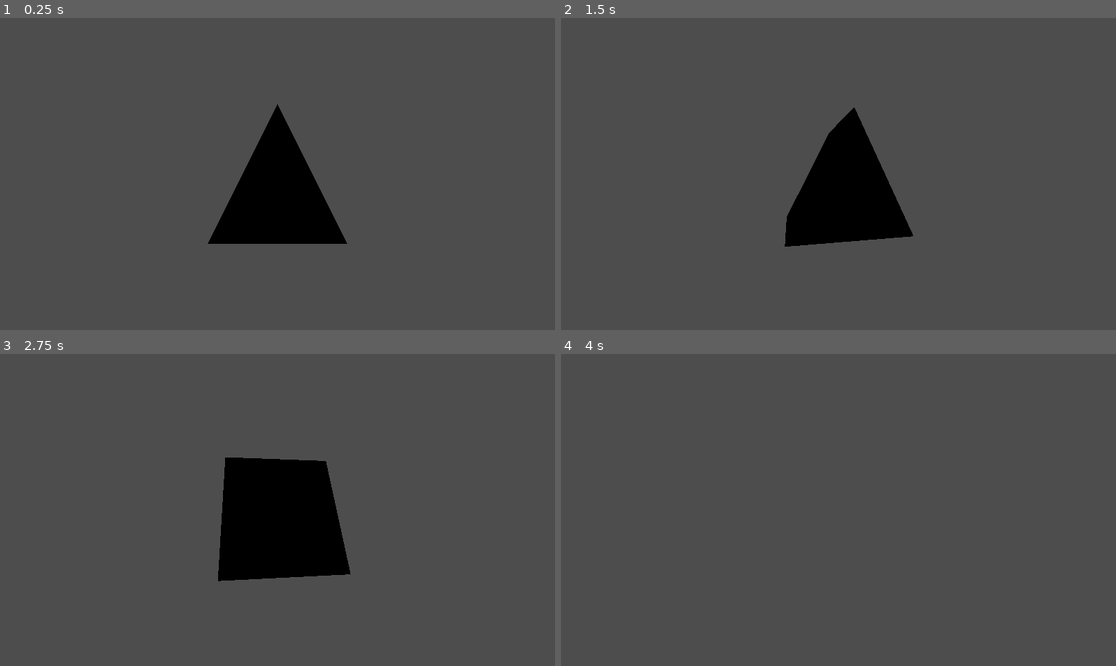
Above: before the commit, frames 1-4 (two rows, left to right).
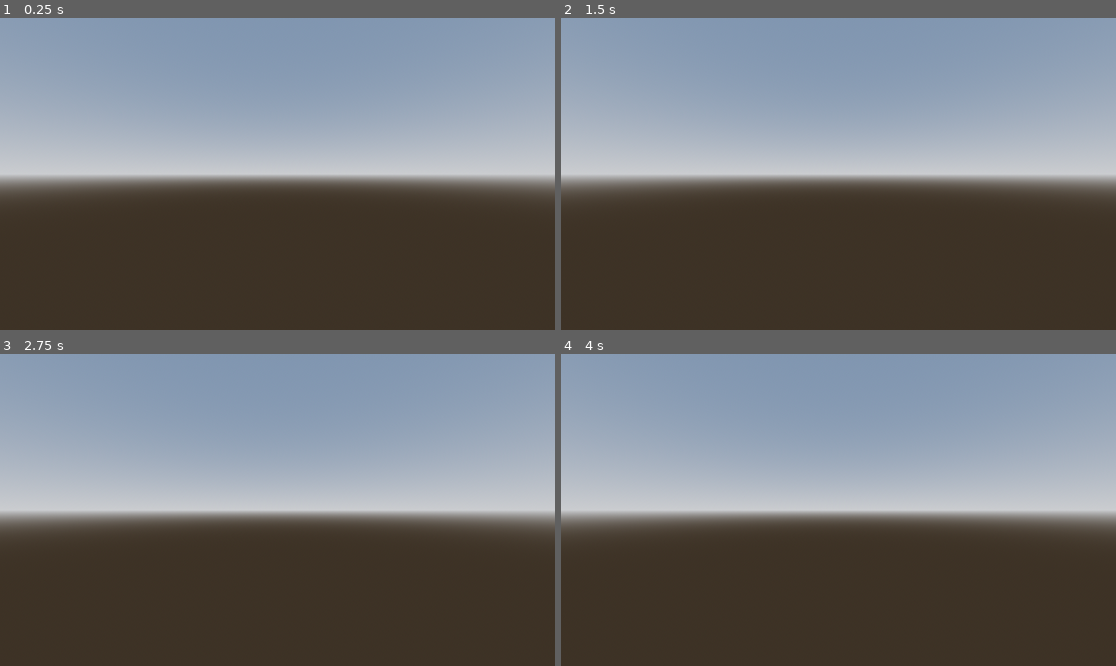
Above: after the commit, the same moments.

Repository: XpolioN2005/factorio-stack
Game: Godot game, scene res://test/test.tscn
The game is run twice, just before and just after one commit, with the same random seed, the same clock (stepped at 60 frames per second) and the same inputs.
Inputs (mouse positions are in pixels of both pictures, inside the frame that each line leads up to):
- Up to frame 1 (0.25 s): no input
- Up to frame 2 (1.5 s): move the mouse to (960, 158) at 0.52 s; click (960, 158) at 0.67 s; tap Enter at 1.25 s; drag from (727, 189) to (810, 236) at 1.27 s
- Up to frame 3 (2.75 s): move the mouse to (333, 441) at 2.02 s; click (333, 441) at 2.17 s
- Up to frame 4 (4 s): drag from (810, 572) to (672, 463) at 2.77 s; move the mouse to (1005, 556) at 3.52 s; click (1005, 556) at 3.67 s

The runs differ from the first frame. In frame 1, 97% of the frame differs, in the area x 0-100%, y 0-100%; in frame 2, 97%; in frame 3, 98%; in frame 4, 97%.

Commit message:
refactor: Overhaul camera system with state-based controls

Diff:
--- /dev/null
+++ b/Functional/Camera/camera_controller.gd
@@ -0,0 +1,163 @@
+# camera_controller.gd
+extends Node3D
+
+#* Camera controller also handles input since the input is depended on camera anyways
+
+# Root -> Anchore -> MainCamera
+@onready var anchore: Node3D = $Anchore
+@onready var mainCamera: Camera3D = $Anchore/MainCamera
+
+# -------- CONFIG --------
+
+@export_category("Behavior")
+@export var is_locked: bool = false
+@export var can_pan: bool = true
+@export var can_rotate: bool = true
+@export var can_zoom: bool = true
+
+@export_category("Speed")
+@export var pan_speed: float = 0.01
+@export var rotate_speed: float = 0.01
+@export var zoom_speed: float = 1.0
+
+@export_category("Limits")
+@export var min_pan_y: float = 0.0
+@export var max_pan_y: float = 5.0
+@export var min_zoom: float = 2.0
+@export var max_zoom: float = 15.0
+
+@export_category("Smooth")
+@export var pan_smooth: float = 0.15
+@export var rotate_smooth: float = 0.15
+@export var zoom_smooth: float = 0.1
+
+# -------- STATE --------
+
+var camera_mode: GameManeger.CameraMode = GameManeger.CameraMode.MOVE_XZ
+
+var target_pos: Vector3
+var target_rot_y: float
+var target_zoom: float
+
+# Tap vs drag
+var press_pos: Vector2 = Vector2.ZERO
+var is_pressed: bool = false
+var is_drag: bool = false
+const DRAG_THRESHOLD: float = 10.0
+
+# -------- SETUP --------
+
+func _ready() -> void:
+	target_pos = anchore.position
+	target_rot_y = anchore.rotation.y
+	target_zoom = mainCamera.position.z
+
+	SignalManeger.request_camera_mode.connect(_on_request_camera_mode)
+
+
+# -------- INPUT --------
+
+func _unhandled_input(event: InputEvent) -> void:
+	if is_locked:
+		is_pressed = false
+		return
+
+	if event is InputEventMouseButton:
+		_handle_button(event as InputEventMouseButton)
+
+	elif event is InputEventMouseMotion:
+		_handle_motion(event as InputEventMouseMotion)
+
+	elif can_zoom and event is InputEventMagnifyGesture:
+		var mg: InputEventMagnifyGesture = event
+		target_zoom = clamp(target_zoom - mg.factor * zoom_speed, min_zoom, max_zoom)
+
+# -------- GESTURE --------
+
+func _handle_button(event: InputEventMouseButton) -> void:
+	if event.pressed:
+		press_pos = event.position
+		is_pressed = true
+		is_drag = false
+	else:
+		is_pressed = false
+		if not is_drag:
+			_fire_click(event)
+
+func _handle_motion(event: InputEventMouseMotion) -> void:
+	if not is_pressed:
+		return
+
+	var dist: float = press_pos.distance_to(event.position)
+	if dist > DRAG_THRESHOLD:
+		is_drag = true
+
+	if is_drag:
+		_apply_camera_drag(event.relative)
+
+# -------- CLICK --------
+
+func _fire_click(event: InputEventMouseButton) -> void:
+	var hit: Dictionary = _raycast_from_camera(event.position)
+	if hit.is_empty():
+		return
+
+	SignalManeger.mouse_interact.emit(hit, event.button_index)
+
+# -------- CAMERA --------
+
+func _on_request_camera_mode(mode: GameManeger.CameraMode) -> void:
+	camera_mode = mode
+
+
+func _apply_camera_drag(delta: Vector2) -> void:
+	match camera_mode:
+		GameManeger.CameraMode.MOVE_XZ:
+			if not can_pan:
+				return
+
+			var right: Vector3 = anchore.global_transform.basis.x
+			var forward: Vector3 = -anchore.global_transform.basis.z
+			target_pos += (right * delta.x + forward * delta.y) * pan_speed
+
+		GameManeger.CameraMode.MOVE_Y:
+			if not can_pan:
+				return
+
+			target_pos.y -= delta.y * pan_speed
+			target_pos.y = clamp(target_pos.y, min_pan_y, max_pan_y)
+
+		GameManeger.CameraMode.ROTATE:
+			if not can_rotate:
+				return
+
+			target_rot_y -= delta.x * rotate_speed
+
+# -------- RAYCAST --------
+
+func _raycast_from_camera(mouse_pos: Vector2, max_distance: float = 1000.0, collision_mask: int = 0xFFFFFFFF) -> Dictionary:
+	var ray_origin: Vector3 = mainCamera.project_ray_origin(mouse_pos)
+	var ray_dir: Vector3 = mainCamera.project_ray_normal(mouse_pos)
+	var ray_end: Vector3 = ray_origin + ray_dir * max_distance
+
+	var space: PhysicsDirectSpaceState3D = get_world_3d().direct_space_state
+	var query: PhysicsRayQueryParameters3D = PhysicsRayQueryParameters3D.create(ray_origin, ray_end)
+	query.collision_mask = collision_mask
+	query.collide_with_bodies = true
+	query.collide_with_areas = true
+
+	return space.intersect_ray(query)
+
+# -------- UPDATE --------
+
+func _process(_delta: float) -> void:
+	anchore.position = anchore.position.lerp(target_pos, pan_smooth)
+
+	anchore.rotation.y = lerp_angle(
+		anchore.rotation.y,
+		target_rot_y,
+		rotate_smooth
+	)
+
+	target_zoom = clamp(target_zoom, min_zoom, max_zoom)
+	mainCamera.position.z = lerp(mainCamera.position.z, target_zoom, zoom_smooth)
--- a/Misc/Camera/camera_controller.tscn
+++ b/Functional/Camera/camera_controller.tscn
@@ -1,6 +1,6 @@
 [gd_scene format=3 uid="uid://6ffyfeuev41v"]
 
-[ext_resource type="Script" uid="uid://c4pb2p1avd2wq" path="res://Misc/Camera/camera_controller.gd" id="1_ntwkr"]
+[ext_resource type="Script" uid="uid://c4pb2p1avd2wq" path="res://Functional/Camera/camera_controller.gd" id="1_ntwkr"]
 
 [node name="CameraController" type="Node3D" unique_id=1929181841]
 script = ExtResource("1_ntwkr")
--- a/GLOBAL/game_maneger.gd
+++ b/GLOBAL/game_maneger.gd
@@ -1 +1,7 @@
 extends Node
+
+enum CameraMode {
+	MOVE_XZ,
+	MOVE_Y,
+	ROTATE
+}
--- a/GLOBAL/signal_maneger.gd
+++ b/GLOBAL/signal_maneger.gd
@@ -4,4 +4,6 @@
 
 signal mouse_interact(hit: Dictionary, button: int)
 
+signal request_camera_mode(mode: GameManeger.CameraMode)
+
 @warning_ignore_restore("unused_signal")
--- a/Misc/Camera/camera_controller.gd
+++ /dev/null
@@ -1,139 +0,0 @@
-#camera controller.gd
-extends Node3D
-
-#* Camera controller also handles input since the input is depended on camera anyways
-
-# Root -> Anchore -> MainCamera
-@onready var anchore: Node3D = $Anchore
-@onready var mainCamera: Camera3D = $Anchore/MainCamera
-
-# --- CONFIGURATION ---
-
-@export_category("Behavior")
-@export var is_locked: bool = false
-@export var can_pan: bool = true
-@export var can_rotate: bool = true
-@export var can_zoom: bool = true
-
-@export_category("Speed")
-@export var pan_speed: float = 0.01
-@export var rotate_speed: float = 0.01
-@export var zoom_speed: float = 1.0
-
-@export_category("Limits")
-@export var min_pan: float = 0
-@export var max_pan: float = 5.0
-@export var min_zoom: float = 2.0
-@export var max_zoom: float = 15.0
-
-@export_category("Smooth")
-@export var pan_smooth: float = 0.15
-@export var rotate_smooth: float = 0.15
-@export var zoom_smooth: float = 0.1
-
-# --- INTERNAL STATE ---
-
-var target_pan: float = 0.0
-var target_rotation: float = 0.0
-var target_zoom: float = 6.0
-
-var dragging: bool = false
-var last_pos: Vector2 = Vector2.ZERO
-
-
-func _ready() -> void:
-	target_zoom = mainCamera.position.z
-
-
-func _unhandled_input(event: InputEvent) -> void:
-
-	_handle_click(event)
-
-	if is_locked:
-		dragging = false
-		return
-
-	_handle_camera_motion_input(event)
-
-
-func _handle_camera_motion_input(event: InputEvent) -> void:
-	if event is InputEventMouseButton:
-		var mb: InputEventMouseButton = event
-		if mb.button_index == MOUSE_BUTTON_LEFT:
-			dragging = mb.pressed
-			last_pos = mb.position
-
-		if can_zoom and mb.pressed:
-			if mb.button_index == MOUSE_BUTTON_WHEEL_UP:
-				target_zoom = clamp(target_zoom - zoom_speed, min_zoom, max_zoom)
-			elif mb.button_index == MOUSE_BUTTON_WHEEL_DOWN:
-				target_zoom = clamp(target_zoom + zoom_speed, min_zoom, max_zoom)
-
-	elif event is InputEventMouseMotion and dragging:
-		var mm: InputEventMouseMotion = event
-		_handle_drag(mm.relative)
-
-	elif can_zoom and event is InputEventMagnifyGesture:
-		var mg: InputEventMagnifyGesture = event
-		target_zoom = clamp(target_zoom - mg.factor * zoom_speed, min_zoom, max_zoom)
-
-
-func _raycast_from_camera(mouse_pos :  Vector2, max_distance: float = 1000.0, collision_mask: int = 0xFFFFFFFF) -> Dictionary:
-
-	var ray_origin: Vector3 = mainCamera.project_ray_origin(mouse_pos)
-	var ray_dir: Vector3 = mainCamera.project_ray_normal(mouse_pos)
-	var ray_end: Vector3 = ray_origin + ray_dir * max_distance
-
-	var space: PhysicsDirectSpaceState3D = get_world_3d().direct_space_state
-
-	var query: PhysicsRayQueryParameters3D = PhysicsRayQueryParameters3D.create(ray_origin, ray_end)
-	query.collision_mask = collision_mask
-	query.collide_with_bodies = true
-	query.collide_with_areas = true
-
-	var result: Dictionary = space.intersect_ray(query)
-	return result
-
-
-func _handle_click(event: InputEvent) -> void:
-	if not (event is InputEventMouseButton):
-		return
-
-	var mb: InputEventMouseButton = event
-
-	if not mb.pressed:
-		return
-
-	if mb.button_index != MOUSE_BUTTON_LEFT and mb.button_index != MOUSE_BUTTON_RIGHT:
-		return
-
-	var hit: Dictionary = _raycast_from_camera(mb.position)
-	if hit.is_empty():
-		return
-
-	SignalManeger.mouse_interact.emit(hit, mb.button_index)
-
-
-
-func _handle_drag(delta: Vector2) -> void:
-	if can_pan:
-		target_pan -= delta.y * pan_speed
-		target_pan = clamp(target_pan, min_pan, max_pan)
-
-	if can_rotate:
-		target_rotation -= delta.x * rotate_speed
-
-
-func _process(_delta: float) -> void:
-
-	# Camera movement
-	anchore.position.y = lerp(anchore.position.y, target_pan, pan_smooth)
-
-	anchore.rotation.y = lerp_angle(
-		anchore.rotation.y,
-		target_rotation,
-		rotate_smooth
-	)
-
-	target_zoom = clamp(target_zoom, min_zoom, max_zoom) # Safety net to make sure camera is inbound all the time
-	mainCamera.position.z = lerp(mainCamera.position.z, target_zoom, zoom_smooth)
--- a/test/test.tscn
+++ b/test/test.tscn
@@ -1,20 +1,32 @@
 [gd_scene format=3 uid="uid://bj3hn32e5lr2d"]
 
-[ext_resource type="PackedScene" uid="uid://6ffyfeuev41v" path="res://Misc/Camera/camera_controller.tscn" id="1_syuel"]
+[ext_resource type="PackedScene" uid="uid://6ffyfeuev41v" path="res://Functional/Camera/camera_controller.tscn" id="1_syuel"]
+[ext_resource type="PackedScene" uid="uid://dcmo8e5tlqlx" path="res://Functional/Grid/base_grid.tscn" id="2_8a8pi"]
 
-[sub_resource type="PrismMesh" id="PrismMesh_yr2l0"]
+[sub_resource type="ProceduralSkyMaterial" id="ProceduralSkyMaterial_8a8pi"]
+sky_horizon_color = Color(0.66224277, 0.6717428, 0.6867428, 1)
+ground_horizon_color = Color(0.66224277, 0.6717428, 0.6867428, 1)
 
-[sub_resource type="ConvexPolygonShape3D" id="ConvexPolygonShape3D_syuel"]
-points = PackedVector3Array(0, 0.5, 0.5, 0.5, -0.5, 0.5, 0, 0.5, -0.5, -0.5, -0.5, 0.5, 0.5, -0.5, -0.5, -0.5, -0.5, -0.5)
+[sub_resource type="Sky" id="Sky_65205"]
+sky_material = SubResource("ProceduralSkyMaterial_8a8pi")
+
+[sub_resource type="Environment" id="Environment_hrq6i"]
+background_mode = 2
+sky = SubResource("Sky_65205")
+tonemap_mode = 2
 
 [node name="test" type="Node3D" unique_id=1149646514]
 
 [node name="CameraController" parent="." unique_id=1929181841 instance=ExtResource("1_syuel")]
 
-[node name="StaticBody3D" type="StaticBody3D" parent="." unique_id=1345741814]
+[node name="BaseGrid" parent="." unique_id=65609805 instance=ExtResource("2_8a8pi")]
+height = 0
 
-[node name="MeshInstance3D" type="MeshInstance3D" parent="StaticBody3D" unique_id=1263143368]
-mesh = SubResource("PrismMesh_yr2l0")
+[node name="env" type="Node3D" parent="." unique_id=1194187143]
 
-[node name="CollisionShape3D" type="CollisionShape3D" parent="StaticBody3D" unique_id=1930145622]
-shape = SubResource("ConvexPolygonShape3D_syuel")
+[node name="WorldEnvironment" type="WorldEnvironment" parent="env" unique_id=1946224056]
+environment = SubResource("Environment_hrq6i")
+
+[node name="DirectionalLight3D" type="DirectionalLight3D" parent="env" unique_id=952943777]
+transform = Transform3D(-0.8660254, -0.43301278, 0.25, 0, 0.49999997, 0.86602545, -0.50000006, 0.75, -0.43301266, 0, 0, 0)
+shadow_enabled = true
--- /dev/null
+++ b/test/test_block.tscn
@@ -0,0 +1,15 @@
+[gd_scene format=3 uid="uid://bqga4f1bxs35"]
+
+[sub_resource type="BoxMesh" id="BoxMesh_qsljm"]
+
+[sub_resource type="BoxShape3D" id="BoxShape3D_tjoys"]
+
+[node name="Test_block" type="StaticBody3D" unique_id=2056728258]
+
+[node name="MeshInstance3D" type="MeshInstance3D" parent="." unique_id=530520742]
+transform = Transform3D(1, 0, 0, 0, 1, 0, 0, 0, 1, 0, 0.5, 0)
+mesh = SubResource("BoxMesh_qsljm")
+
+[node name="CollisionShape3D" type="CollisionShape3D" parent="." unique_id=1767557352]
+transform = Transform3D(1, 0, 0, 0, 1, 0, 0, 0, 1, 0, 0.5, 0)
+shape = SubResource("BoxShape3D_tjoys")
Renamed: Misc/Camera/camera_controller.gd.uid -> Functional/Camera/camera_controller.gd.uid
Not shown, added: project_extras/.gdignore
Not shown, added: project_extras/GDD.md
